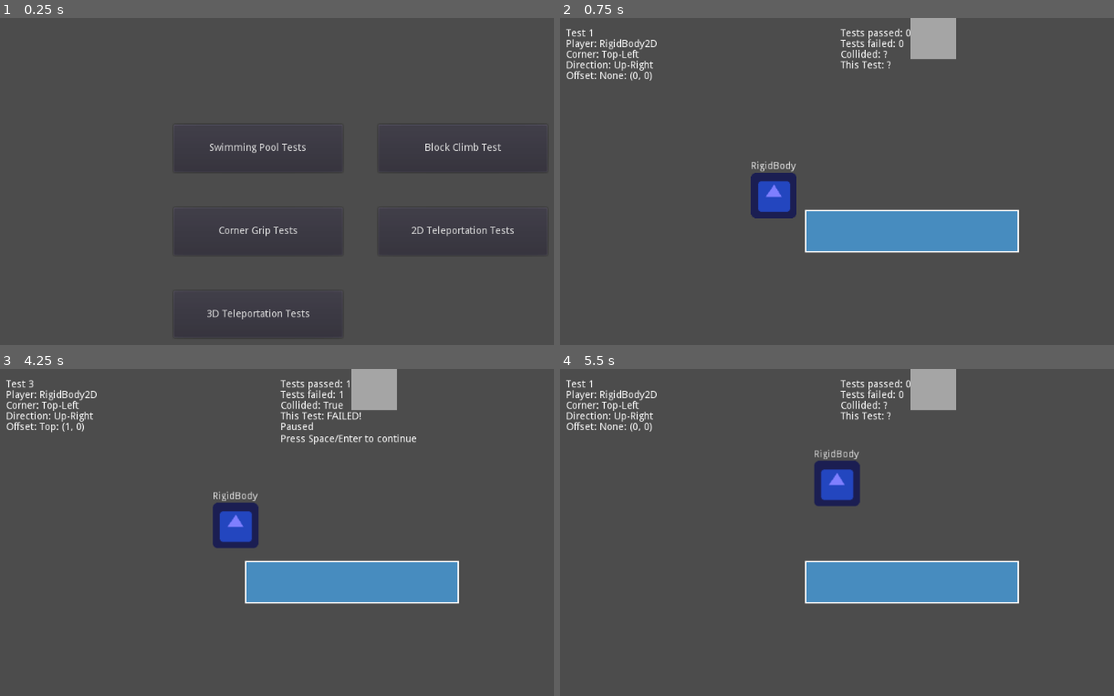
Above: before the commit, frames 1-4 (two rows, left to right).
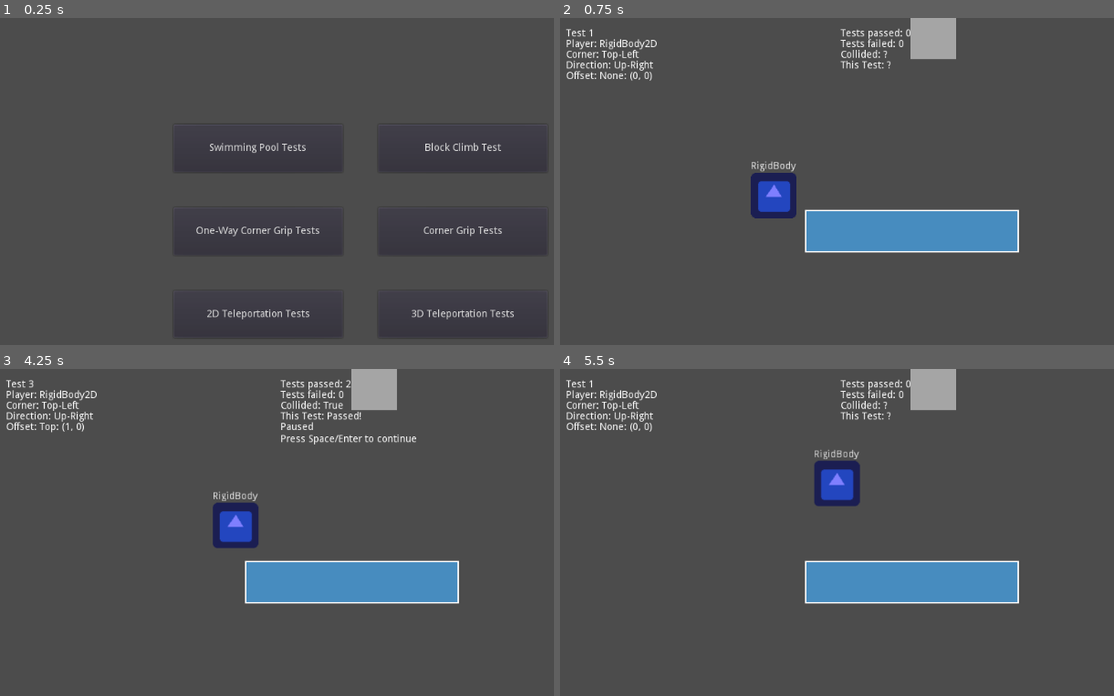
Above: after the commit, the same moments.

Repository: madmiraal/godot-gym
Game: Godot game, scene res://Menu.tscn
The game is run twice, just before and just after one commit, with the same random seed, the same clock (stepped at 60 frames per second) and the same inputs. The engine's default icon, where the game draws it, is replaced by a stand-in: a white triangle on a blue panel in a dark square.
Inputs:
- Up to frame 1 (0.25 s): no input
- Up to frame 2 (0.75 s): click "Corner Grip Tests" at 0.5 s
- Up to frame 3 (4.25 s): tap Enter (ui_accept) at 1.25, 2.1, 2.27, 2.57, 3.6, 3.77, 4.07 s; hold Enter (ui_accept) 1.28-2.03 s; tap Space at 2.75, 3.5 s; hold Enter (ui_accept) 2.78-3.53 s
- Up to frame 4 (5.5 s): tap Space at 4.25 s; hold Enter (ui_accept) 4.28-5 s; tap Escape (ui_cancel) at 4.9 s; click "Corner Grip Tests" (after the commit: "One-Way Corner Grip Tests") at 5 s

The runs differ from the first frame. In frame 1, 0.7% of the frame differs, in the area x 35-93%, y 63-93%; in frame 2, nothing differs; in frame 3, 0.1%; in frame 4, nothing differs.

Commit message:
Separate One-Way and Normal Corner Grip Tests

Diff:
--- a/Menu.gd
+++ b/Menu.gd
@@ -7,10 +7,13 @@
 	get_tree().change_scene("res://OneWayTests/Block Climb Test.tscn")
 
 func _on_Test3_pressed():
-	get_tree().change_scene("res://OneWayTests/Corner Grip Tests.tscn")
+	get_tree().change_scene("res://OneWayTests/One-Way Corner Grip Tests.tscn")
 
 func _on_Test4_pressed():
+	get_tree().change_scene("res://TestBodyMotionTests/Corner Grip Tests.tscn")
+
+func _on_Test5_pressed():
 	get_tree().change_scene("res://TestBodyMotionTests/Teleportation 2D Tests.tscn")
 
-func _on_Test5_pressed():
+func _on_Test6_pressed():
 	get_tree().change_scene("res://TestBodyMotionTests/Teleportation 3D Tests.tscn")
--- a/Menu.tscn
+++ b/Menu.tscn
@@ -45,7 +45,7 @@
 margin_bottom = 182.0
 size_flags_horizontal = 3
 size_flags_vertical = 3
-text = "Corner Grip Tests"
+text = "One-Way Corner Grip Tests"
 
 [node name="Test4" type="Button" parent="VBoxContainer"]
 margin_left = 287.0
@@ -54,11 +54,20 @@
 margin_bottom = 182.0
 size_flags_horizontal = 3
 size_flags_vertical = 3
-text = "2D Teleportation Tests"
+text = "Corner Grip Tests"
 
 [node name="Test5" type="Button" parent="VBoxContainer"]
 margin_top = 232.0
 margin_right = 237.0
+margin_bottom = 298.0
+size_flags_horizontal = 3
+size_flags_vertical = 3
+text = "2D Teleportation Tests"
+
+[node name="Test6" type="Button" parent="VBoxContainer"]
+margin_left = 287.0
+margin_top = 232.0
+margin_right = 524.0
 margin_bottom = 298.0
 size_flags_horizontal = 3
 size_flags_vertical = 3
@@ -68,3 +77,4 @@
 [connection signal="pressed" from="VBoxContainer/Test3" to="." method="_on_Test3_pressed"]
 [connection signal="pressed" from="VBoxContainer/Test4" to="." method="_on_Test4_pressed"]
 [connection signal="pressed" from="VBoxContainer/Test5" to="." method="_on_Test5_pressed"]
+[connection signal="pressed" from="VBoxContainer/Test6" to="." method="_on_Test6_pressed"]
--- a/OneWayTests/Corner Grip Tests.tscn
+++ /dev/null
@@ -1,128 +0,0 @@
-[gd_scene load_steps=3 format=2]
-
-[ext_resource path="res://2D Assets/One-Way Blocks/StaticBody Platform.tscn" type="PackedScene" id=1]
-[ext_resource path="res://OneWayTests/Corner Grip Tests.gd" type="Script" id=2]
-
-[node name="Corner Grip Tests" type="Node2D"]
-script = ExtResource( 2 )
-
-[node name="Platform" parent="." instance=ExtResource( 1 )]
-position = Vector2( 500, 300 )
-
-[node name="Test" type="Label" parent="."]
-margin_left = 15.0
-margin_top = 15.0
-margin_right = 200.0
-margin_bottom = 30.0
-text = "Test: ?"
-__meta__ = {
-"_edit_use_anchors_": false
-}
-
-[node name="Player" type="Label" parent="."]
-margin_left = 15.0
-margin_top = 30.0
-margin_right = 200.0
-margin_bottom = 45.0
-text = "Player: ?"
-__meta__ = {
-"_edit_use_anchors_": false
-}
-
-[node name="Corner" type="Label" parent="."]
-margin_left = 15.0
-margin_top = 45.0
-margin_right = 200.0
-margin_bottom = 60.0
-text = "Corner: ?"
-__meta__ = {
-"_edit_use_anchors_": false
-}
-
-[node name="Direction" type="Label" parent="."]
-margin_left = 15.0
-margin_top = 60.0
-margin_right = 200.0
-margin_bottom = 75.0
-text = "Direction: ?"
-__meta__ = {
-"_edit_use_anchors_": false
-}
-
-[node name="Offset" type="Label" parent="."]
-margin_left = 15.0
-margin_top = 75.0
-margin_right = 200.0
-margin_bottom = 90.0
-text = "Offset: ?"
-__meta__ = {
-"_edit_use_anchors_": false
-}
-
-[node name="Tests Passed" type="Label" parent="."]
-margin_left = 400.0
-margin_top = 15.0
-margin_right = 600.0
-margin_bottom = 30.0
-text = "Tests passed: 0"
-__meta__ = {
-"_edit_use_anchors_": false
-}
-
-[node name="Tests Failed" type="Label" parent="."]
-margin_left = 400.0
-margin_top = 30.0
-margin_right = 600.0
-margin_bottom = 45.0
-text = "Tests failed: 0"
-__meta__ = {
-"_edit_use_anchors_": false
-}
-
-[node name="Collided" type="Label" parent="."]
-margin_left = 400.0
-margin_top = 45.0
-margin_right = 600.0
-margin_bottom = 60.0
-text = "Collided: ?"
-__meta__ = {
-"_edit_use_anchors_": false
-}
-
-[node name="This Test" type="Label" parent="."]
-margin_left = 400.0
-margin_top = 60.0
-margin_right = 600.0
-margin_bottom = 75.0
-text = "This Test: ?"
-__meta__ = {
-"_edit_use_anchors_": false
-}
-
-[node name="Paused" type="Label" parent="."]
-visible = false
-margin_left = 400.0
-margin_top = 75.0
-margin_right = 600.0
-margin_bottom = 90.0
-text = "Paused
-Press Space/Enter to continue"
-__meta__ = {
-"_edit_use_anchors_": false
-}
-
-[node name="Complete" type="Label" parent="."]
-visible = false
-margin_left = 400.0
-margin_top = 75.0
-margin_right = 600.0
-margin_bottom = 90.0
-text = "All tests complete
-Press Space/Enter to repeat"
-__meta__ = {
-"_edit_use_anchors_": false
-}
-
-[node name="Timer" type="Timer" parent="."]
-autostart = true
-[connection signal="timeout" from="Timer" to="." method="_on_Timer_timeout"]
--- /dev/null
+++ b/OneWayTests/One-Way Corner Grip Tests.tscn
@@ -0,0 +1,17 @@
+[gd_scene load_steps=4 format=2]
+
+[ext_resource path="res://2D Assets/One-Way Blocks/StaticBody Platform.tscn" type="PackedScene" id=1]
+[ext_resource path="res://TestBodyMotionTests/Corner Grip Tests.gd" type="Script" id=2]
+[ext_resource path="res://TestBodyMotionTests/Corner Grip Test Data.tscn" type="PackedScene" id=3]
+
+[node name="One-Way Corner Grip Tests" type="Node2D"]
+script = ExtResource( 2 )
+
+[node name="Corner Grip Test Data" parent="." instance=ExtResource( 3 )]
+
+[node name="Platform" parent="." instance=ExtResource( 1 )]
+position = Vector2( 500, 300 )
+
+[node name="Timer" type="Timer" parent="."]
+autostart = true
+[connection signal="timeout" from="Timer" to="." method="_on_Timer_timeout"]
--- /dev/null
+++ b/TestBodyMotionTests/Corner Grip Test Data.tscn
@@ -0,0 +1,222 @@
+[gd_scene load_steps=2 format=2]
+
+[sub_resource type="GDScript" id=1]
+script/source = "extends Control
+
+enum OFFSET { NONE, TOP, SIDE }
+enum DIRECTION { UP, UP_RIGHT, RIGHT, DOWN_RIGHT, DOWN, DOWN_LEFT, LEFT, UP_LEFT }
+
+var passed = 0
+var failed = 0
+
+var print_failure = false
+var test_id = 0
+var player_class = \"\"
+var corner_code
+var direction_code
+var offset_code
+var offset = Vector2()
+var corner_name = \"\"
+var direction_name = \"\"
+var offset_name = \"\"
+
+func _ready():
+	restart()
+
+func restart():
+	passed = 0
+	failed = 0
+	$Complete.visible = false
+	if print_failure:
+		print(\"Corner Grip Test Results\")
+		print(\"========================\")
+		printt(\"Test\", \"Failure\", \"Body\", \"Direction\", \"Offset\", \"Corner\")
+
+func pause(on):
+	$Paused.visible = on
+
+func test_result(success, collision):
+	var this_test_text = \"This Test: \"
+	if success:
+		passed += 1
+		this_test_text += \"Passed!\"
+	else:
+		failed += 1
+		this_test_text += \"FAILED!\"
+	$\"This Test\".text = this_test_text
+	var collided_text = \"Collided: \"
+	if collision:
+		collided_text += \"True\"
+	else:
+		collided_text += \"False\"
+	$\"Collided\".text = collided_text
+	$\"Tests Passed\".text = \"Tests passed: \" + str(passed)
+	$\"Tests Failed\".text = \"Tests failed: \" + str(failed)
+	if not success and print_failure:
+		var failure = \"Collided\" if collision else \"Passed\"
+		printt(test_id, failure, player_class, direction_name, offset_name, corner_name)
+
+func tests_complete():
+	$Complete.visible = true
+	if print_failure:
+		print(\"Tests passed: \", passed)
+		print(\"Tests failed: \", failed)
+
+func update_labels():
+	$\"Test\".text = \"Test \" + str(test_id)
+	$\"Player\".text = \"Player: \" + player_class
+	corner_name = \"Corner: \"
+	match corner_code:
+		CORNER_TOP_LEFT:
+			corner_name += \"Top-Left\"
+		CORNER_TOP_RIGHT:
+			corner_name += \"Top-Right\"
+	$\"Corner\".text = corner_name
+	direction_name = \"Direction: \"
+	match direction_code:
+		DIRECTION.UP, DIRECTION.UP_RIGHT, DIRECTION.UP_LEFT:
+			direction_name += \"Up\"
+		DIRECTION.DOWN, DIRECTION.DOWN_RIGHT, DIRECTION.DOWN_LEFT:
+			direction_name += \"Down\"
+	match direction_code:
+		DIRECTION.UP_RIGHT, DIRECTION.UP_LEFT, DIRECTION.DOWN_RIGHT, DIRECTION.DOWN_LEFT:
+			direction_name += \"-\"
+	match direction_code:
+		DIRECTION.DOWN_LEFT, DIRECTION.LEFT, DIRECTION.UP_LEFT:
+			direction_name += \"Left\"
+		DIRECTION.UP_RIGHT, DIRECTION.RIGHT, DIRECTION.DOWN_RIGHT:
+			direction_name += \"Right\"
+	$\"Direction\".text = direction_name
+	offset_name = \"None: \"
+	match offset_code:
+		OFFSET.SIDE:
+			offset_name = \"Side: \"
+		OFFSET.TOP:
+			offset_name = \"Top: \"
+	offset_name += str(offset)
+	$\"Offset\".text = \"Offset: \" + offset_name
+	$\"Tests Passed\".text = \"Tests passed: \" + str(passed)
+	$\"Tests Failed\".text = \"Tests failed: \" + str(failed)
+	$\"Collided\".text = \"Collided: ?\"
+	$\"This Test\".text = \"This Test: ?\"
+"
+
+[node name="Corner Grip Test Data" type="Control"]
+script = SubResource( 1 )
+__meta__ = {
+"_edit_use_anchors_": false
+}
+
+[node name="Test" type="Label" parent="."]
+margin_left = 15.0
+margin_top = 15.0
+margin_right = 200.0
+margin_bottom = 30.0
+text = "Test: ?"
+__meta__ = {
+"_edit_use_anchors_": false
+}
+
+[node name="Player" type="Label" parent="."]
+margin_left = 15.0
+margin_top = 30.0
+margin_right = 200.0
+margin_bottom = 45.0
+text = "Player: ?"
+__meta__ = {
+"_edit_use_anchors_": false
+}
+
+[node name="Corner" type="Label" parent="."]
+margin_left = 15.0
+margin_top = 45.0
+margin_right = 200.0
+margin_bottom = 60.0
+text = "Corner: ?"
+__meta__ = {
+"_edit_use_anchors_": false
+}
+
+[node name="Direction" type="Label" parent="."]
+margin_left = 15.0
+margin_top = 60.0
+margin_right = 200.0
+margin_bottom = 75.0
+text = "Direction: ?"
+__meta__ = {
+"_edit_use_anchors_": false
+}
+
+[node name="Offset" type="Label" parent="."]
+margin_left = 15.0
+margin_top = 75.0
+margin_right = 200.0
+margin_bottom = 90.0
+text = "Offset: ?"
+__meta__ = {
+"_edit_use_anchors_": false
+}
+
+[node name="Tests Passed" type="Label" parent="."]
+margin_left = 400.0
+margin_top = 15.0
+margin_right = 600.0
+margin_bottom = 30.0
+text = "Tests passed: 0"
+__meta__ = {
+"_edit_use_anchors_": false
+}
+
+[node name="Tests Failed" type="Label" parent="."]
+margin_left = 400.0
+margin_top = 30.0
+margin_right = 600.0
+margin_bottom = 45.0
+text = "Tests failed: 0"
+__meta__ = {
+"_edit_use_anchors_": false
+}
+
+[node name="Collided" type="Label" parent="."]
+margin_left = 400.0
+margin_top = 45.0
+margin_right = 600.0
+margin_bottom = 60.0
+text = "Collided: ?"
+__meta__ = {
+"_edit_use_anchors_": false
+}
+
+[node name="This Test" type="Label" parent="."]
+margin_left = 400.0
+margin_top = 60.0
+margin_right = 600.0
+margin_bottom = 75.0
+text = "This Test: ?"
+__meta__ = {
+"_edit_use_anchors_": false
+}
+
+[node name="Paused" type="Label" parent="."]
+visible = false
+margin_left = 400.0
+margin_top = 75.0
+margin_right = 600.0
+margin_bottom = 90.0
+text = "Paused
+Press Space/Enter to continue"
+__meta__ = {
+"_edit_use_anchors_": false
+}
+
+[node name="Complete" type="Label" parent="."]
+visible = false
+margin_left = 400.0
+margin_top = 75.0
+margin_right = 600.0
+margin_bottom = 90.0
+text = "All tests complete
+Press Space/Enter to repeat"
+__meta__ = {
+"_edit_use_anchors_": false
+}
--- a/OneWayTests/Corner Grip Tests.gd
+++ b/TestBodyMotionTests/Corner Grip Tests.gd
@@ -3,7 +3,6 @@
 export (bool) var stop_on_failure
 export (bool) var print_failure = false
 export (bool) var loop = false
-export (bool) var one_way_platform = true
 export (float) var offset_size = 1
 
 onready var rigid_player_scene = preload("res://2D Assets/RigidBody Player.tscn")
@@ -20,23 +19,20 @@
 var distance = 100
 var speed = 500
 var corner_code
-var corner_name = ""
 var corner_position
 var direction_code
-var direction_name = ""
 var direction
 var offset_code
-var offset_name = ""
 var offset
-var passed = 0
-var failed = 0
 var should_collide
 var collided = false
 var paused = false
 var complete = false
-onready var platform_postion = $Platform.position
+
+onready var platform_position = $Platform.position
 onready var platform_width = $Platform/CollisionShape2D.shape.extents.x
 onready var platform_height = $Platform/CollisionShape2D.shape.extents.y
+onready var one_way_platform = $Platform/CollisionShape2D.one_way_collision
 
 func _input(event):
 	if event.is_action_pressed("ui_accept"):
@@ -48,71 +44,38 @@
 		get_tree().change_scene("res://Menu.tscn")
 
 func _ready():
-	if print_failure:
-		print("Corner Grip Test Results")
-		print("========================")
-		printt("Test", "Failure", "Body", "Direction", "Offset", "Corner")
-	prepare_next_test()
-	if not one_way_platform:
-		$Platform/CollisionShape2D.one_way_collision = false
+	if $"Corner Grip Test Data":
+		$"Corner Grip Test Data".print_failure = print_failure
+	restart()
 
 func restart():
 	complete = false
 	test_id = 0
-	passed = 0
-	failed = 0
-	$Complete.visible = false
+	if $"Corner Grip Test Data":
+		$"Corner Grip Test Data".restart()
 	$Timer.start()
 	prepare_next_test()
 
-func print_details(collided):
-	var failure = "Collided" if collided else "Passed"
-	printt(test_id, failure, player.get_class(), direction_name, offset_name, corner_name)
-
-func update_test_labels():
-	$"Test".text = "Test " + str(test_id)
-	$"Player".text    = "Player: " + player.get_class()
-	corner_name = "Corner: "
-	match corner_code:
-		CORNER_TOP_LEFT:
-			corner_name += "Top-Left"
-		CORNER_TOP_RIGHT:
-			corner_name += "Top-Right"
-	$"Corner".text = corner_name
-	direction_name = "Direction: "
-	match direction_code:
-		DIRECTION.UP, DIRECTION.UP_RIGHT, DIRECTION.UP_LEFT:
-			direction_name += "Up"
-		DIRECTION.DOWN, DIRECTION.DOWN_RIGHT, DIRECTION.DOWN_LEFT:
-			direction_name += "Down"
-	match direction_code:
-		DIRECTION.UP_RIGHT, DIRECTION.UP_LEFT, DIRECTION.DOWN_RIGHT, DIRECTION.DOWN_LEFT:
-			direction_name += "-"
-	match direction_code:
-		DIRECTION.DOWN_LEFT, DIRECTION.LEFT, DIRECTION.UP_LEFT:
-			direction_name += "Left"
-		DIRECTION.UP_RIGHT, DIRECTION.RIGHT, DIRECTION.DOWN_RIGHT:
-			direction_name += "Right"
-	$"Direction".text = direction_name
-	offset_name = "None: "
-	match offset_code:
-		OFFSET.SIDE:
-			offset_name = "Side: "
-		OFFSET.TOP:
-			offset_name = "Top: "
-	match corner_code:
-		CORNER_TOP_LEFT:
-			offset_name += str(offset - Vector2(-player_size.x, -player_size.y))
-		CORNER_TOP_RIGHT:
-			offset_name += str(offset - Vector2(player_size.x, -player_size.y))
-	$"Offset".text    = "Offset: " + offset_name
-	$"Tests Passed".text = "Tests passed: " + str(passed)
-	$"Tests Failed".text = "Tests failed: " + str(failed)
-	$"Collided".text = "Collided: ?"
-	$"This Test".text = "This Test: ?"
+func update_test_result(success, collision):
+	if $"Corner Grip Test Data":
+		$"Corner Grip Test Data".test_result(success, collision)
+
+func update_test_data():
+	if $"Corner Grip Test Data":
+		$"Corner Grip Test Data".test_id = test_id
+		$"Corner Grip Test Data".player_class = player.get_class()
+		$"Corner Grip Test Data".corner_code = corner_code
+		$"Corner Grip Test Data".direction_code = direction_code
+		$"Corner Grip Test Data".offset_code = offset_code
+		match corner_code:
+			CORNER_TOP_LEFT:
+				$"Corner Grip Test Data".offset = offset - Vector2(-player_size.x, -player_size.y)
+			CORNER_TOP_RIGHT:
+				$"Corner Grip Test Data".offset = offset - Vector2(player_size.x, -player_size.y)
+		$"Corner Grip Test Data".update_labels()
 
 func set_corner_position():
-	corner_position = platform_postion
+	corner_position = platform_position
 	match corner_code:
 		CORNER_TOP_LEFT:
 			corner_position.x -= platform_width
@@ -224,7 +187,7 @@
 	target.position = player.position + (direction * distance * 4)
 	add_child(player)
 	add_child(target)
-	update_test_labels()
+	update_test_data()
 
 func prepare_next_test():
 	var players = 2
@@ -256,15 +219,14 @@
 func tests_complete():
 	complete = true
 	$Timer.stop()
-	$Complete.visible = true
-	if print_failure:
-		print("Tests passed: ", passed)
-		print("Tests failed: ", failed)
+	if $"Corner Grip Test Data":
+		$"Corner Grip Test Data".tests_complete()
 
 func pause(on):
 	paused = on
 	$Timer.paused = on
-	$Paused.visible = on
+	if $"Corner Grip Test Data":
+		$"Corner Grip Test Data".pause(on)
 	player.linear_velocity = Vector2()
 	if player is RigidBody2D:
 		player.angular_velocity = 0
@@ -276,37 +238,15 @@
 
 func _on_body_collided(body):
 	collided = true
-	var test_text = "This Test: "
-	if should_collide:
-		passed += 1
-		test_text += "Passed!"
-	else:
-		failed += 1
-		test_text += "FAILED!"
-		if print_failure:
-			print_details(true)
-		if stop_on_failure:
-			pause(true)
-	update_test_labels()
-	$"This Test".text = test_text
-	$"Collided".text = "Collided: True"
+	update_test_result(should_collide, true)
+	if not should_collide and stop_on_failure:
+		pause(true)
 
 func _on_target_collided():
 	if not collided:
-		var test_text = "This Test: "
-		if should_collide:
-			failed += 1
-			test_text += "FAILED!"
-			if print_failure:
-				print_details(false)
-			if stop_on_failure:
-				pause(true)
-		else:
-			passed += 1
-			test_text += "Passed!"
-		update_test_labels()
-		$"This Test".text = test_text
-		$"Collided".text = "Collided: False"
+		update_test_result(!should_collide, false)
+		if should_collide and stop_on_failure:
+			pause(true)
 
 func _on_Timer_timeout():
 	end_test()
--- /dev/null
+++ b/TestBodyMotionTests/Corner Grip Tests.tscn
@@ -0,0 +1,16 @@
+[gd_scene load_steps=4 format=2]
+
+[ext_resource path="res://TestBodyMotionTests/Corner Grip Tests.gd" type="Script" id=1]
+[ext_resource path="res://2D Assets/Blocks/StaticBody Platform.tscn" type="PackedScene" id=2]
+[ext_resource path="res://TestBodyMotionTests/Corner Grip Test Data.tscn" type="PackedScene" id=3]
+
+[node name="Corner Grip Tests" type="Node2D"]
+script = ExtResource( 1 )
+
+[node name="Corner Grip Test Data" parent="." instance=ExtResource( 3 )]
+
+[node name="Platform" parent="." instance=ExtResource( 2 )]
+position = Vector2( 500, 300 )
+
+[node name="Timer" type="Timer" parent="."]
+[connection signal="timeout" from="Timer" to="." method="_on_Timer_timeout"]
